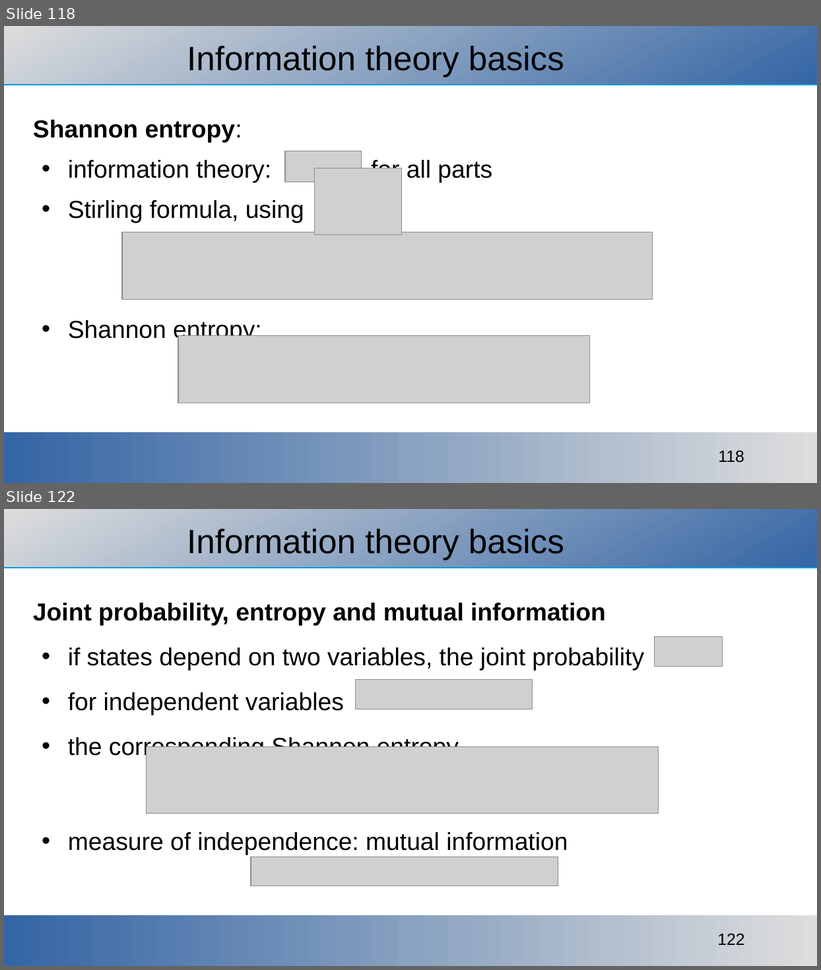
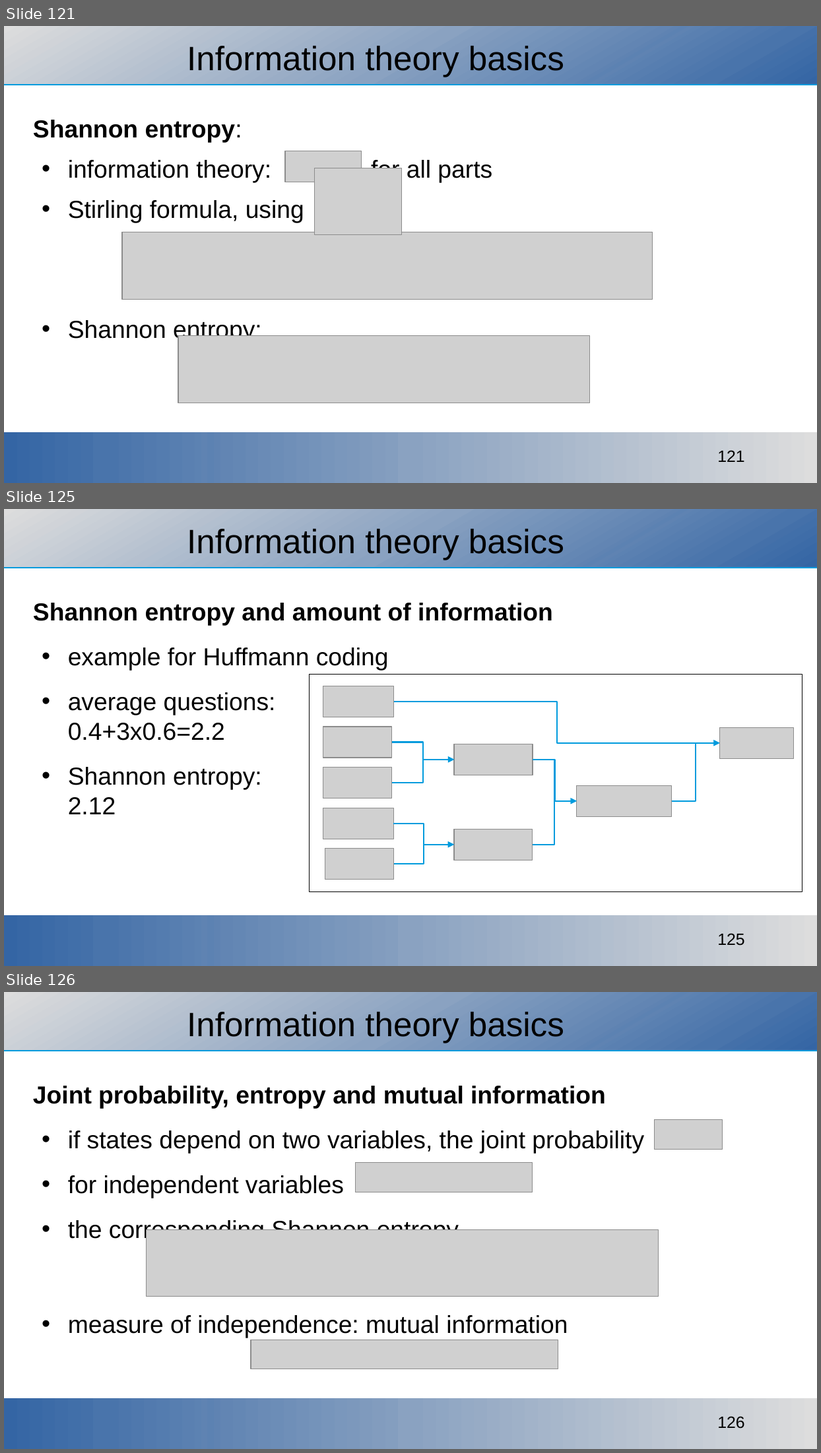
Before and after one commit to ajakovac/ML-in-Practice-I, a slide deck: ML in practice.odp. Shown one above the other, each under a label of ours: slides 118 and 122 before the commit, slides 121, 125 and 126 after it; the slides between them are not shown. The pictures are 821x970 and 821x1453 pixels, drawn with LibreOffice and Linux fonts; fonts in the diff are those of the drawing; grey boxes stand for pictures; background and template pictures are left out. Boxes give left, top, right and bottom in pixels: in the first picture for what was removed or moved away, otherwise in the second. Text is boxed around its words. In the diff, an @@ line names an element or a change of style, - is before the commit and + after.

Commit message:
corrections, Huffmann coding

```diff
--- a/ML in practice.odp
+++ b/ML in practice.odp
@@ slide 125 added at (4, 509, 817, 966), background #FFFFFF; not listed: 3 template elements that a slide beside it also shows @@
@@ title added at (187, 529, 564, 560), 33 pt, text #000000 @@
+Information theory basics
@@ text added at (33, 603, 553, 815), 24 pt, text #000000 @@
+Shannon entropy and amount of information
+• example for Huffmann coding
+• average questions:
+  0.4+3x0.6=2.2
+• Shannon entropy:
+  2.12
@@ rectangle added at (309, 674, 803, 892), outline #000000 0.51 pt @@
@@ picture added at (323, 686, 394, 717) @@
@@ elbow arrow added from (394, 702) to (721, 744), #009BDD 1.42 pt @@
@@ picture added at (323, 727, 392, 758) @@
@@ elbow arrow added from (392, 742) to (454, 760), #009BDD 1.42 pt @@
@@ picture added at (454, 745, 533, 776) @@
@@ elbow arrow added from (672, 801) to (721, 744), #009BDD 1.42 pt @@
@@ picture added at (719, 727, 793, 758) @@
@@ elbow arrow added from (392, 784) to (454, 760), #009BDD 1.42 pt @@
@@ elbow arrow added from (533, 760) to (578, 801), #009BDD 1.42 pt @@
@@ picture added at (323, 767, 392, 798) @@
@@ picture added at (577, 786, 672, 817) @@
@@ elbow arrow added from (532, 845) to (578, 801), #009BDD 1.42 pt @@
@@ picture added at (323, 809, 393, 840) @@
@@ elbow arrow added from (393, 824) to (454, 845), #009BDD 1.42 pt @@
@@ elbow arrow added from (394, 865) to (454, 845), #009BDD 1.42 pt @@
@@ picture added at (454, 829, 532, 860) @@
@@ picture added at (325, 849, 393, 880) @@
@@ what was slide 118 is now slide 121 @@
@@ page number at (717, 450, 745, 462): text changed @@
-118
+121
@@ what was slide 122 is now slide 126 @@
@@ page number at (717, 1416, 745, 1429): text changed @@
-122
+126
```
Also in this commit, not shown: 9 slides changed, 6 other slides added, 1 slide removed, 3 other files.
